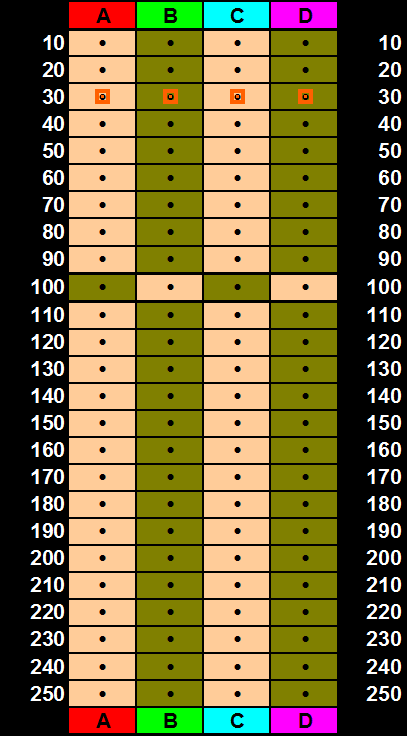
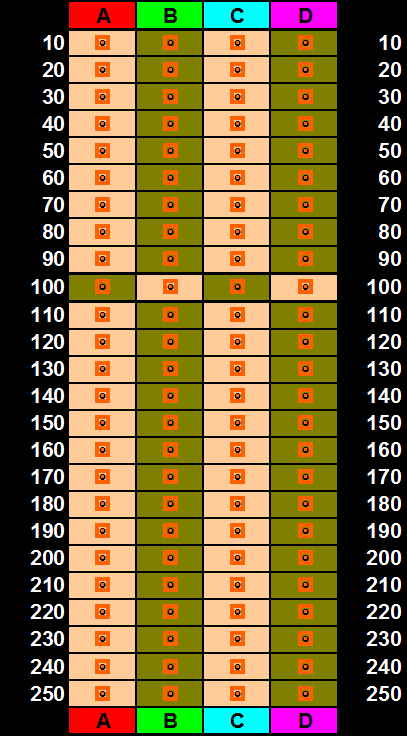
Before/after of a 407×736 layered artwork. What changed in the layer stack:
added layer "d250" above "d240" over [298, 686, 313, 701]
added layer "d240" above "d230" over [298, 659, 313, 674]
added layer "d230" above "d220" over [298, 631, 313, 646]
added layer "d220" above "d210" over [298, 604, 313, 619]
added layer "d210" above "d200" over [298, 577, 313, 592]
added layer "d200" above "d190" over [298, 550, 313, 565]
added layer "d190" above "d180" over [298, 523, 313, 538]
added layer "d180" above "d170" over [298, 496, 313, 511]
added layer "d170" above "d160" over [298, 469, 313, 484]
added layer "d160" above "d150" over [298, 442, 313, 457]
added layer "d150" above "d140" over [298, 415, 313, 430]
added layer "d140" above "d130" over [298, 388, 313, 403]
added layer "d130" above "d120" over [298, 361, 313, 376]
added layer "d120" above "d110" over [298, 334, 313, 349]
added layer "d110" above "d100" over [298, 307, 313, 322]
added layer "d100" above "d090" over [298, 279, 313, 294]
added layer "d090" above "d080" over [298, 251, 313, 266]
added layer "d080" above "d070" over [298, 224, 313, 239]
added layer "d070" above "d060" over [298, 197, 313, 212]
added layer "d060" above "d050" over [298, 170, 313, 185]
added layer "d050" above "d040" over [298, 143, 313, 158]
added layer "d040" (dissolve, 99%) above "d030" over [298, 116, 313, 131]
showed "d020" over [298, 62, 313, 77]
showed "d010" over [298, 35, 313, 50]
…and 72 more changes (66 added, 6 visibility)
